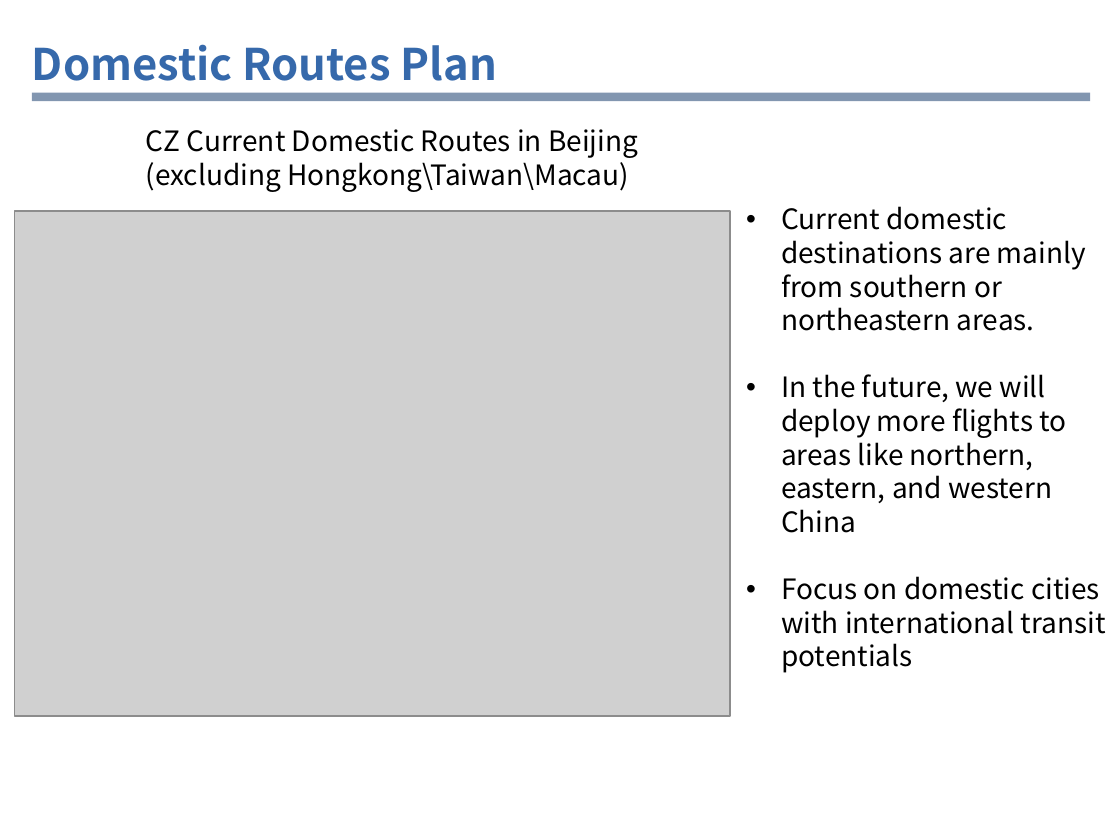
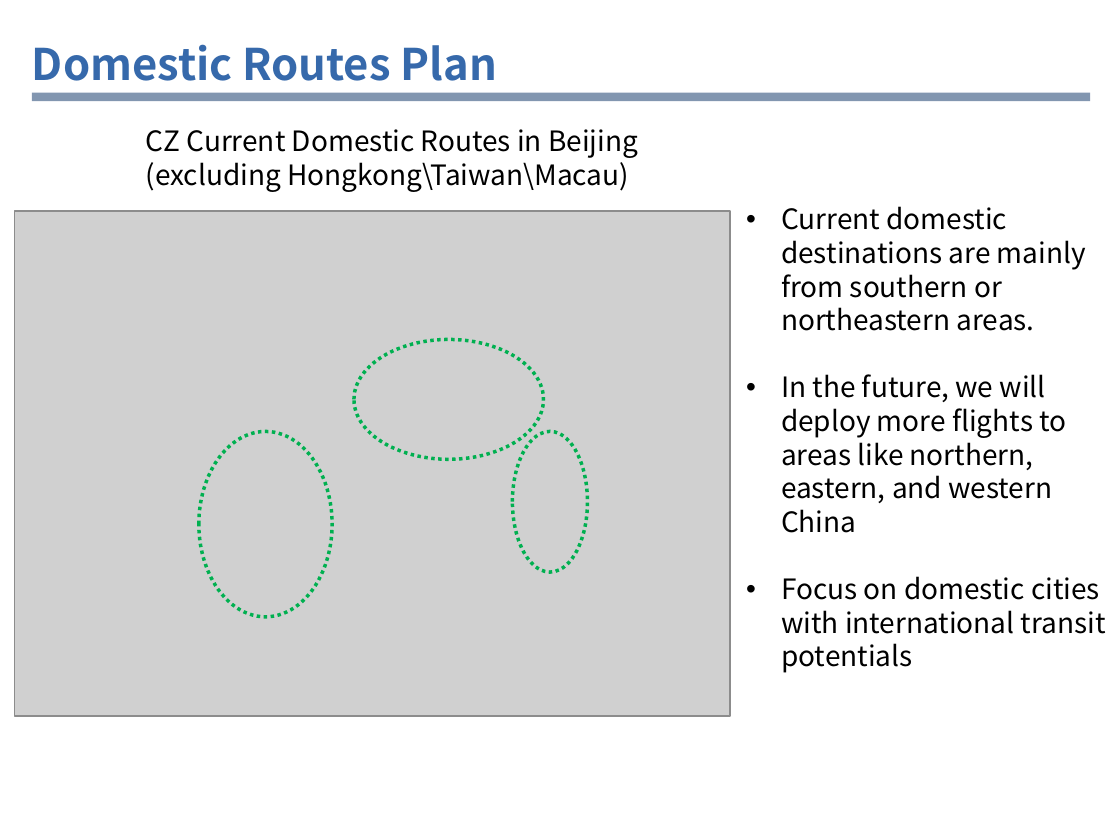
Before and after one commit to iamraulfans/delta, a slide deck: slide 8 of 达美交流网络规划部分En.pptx. Drawn at 1120x840 pixels with LibreOffice and Linux fonts; fonts in the diff are those of the drawing; grey boxes stand for pictures; background and template pictures are left out. Boxes give left, top, right and bottom in pixels: in the first picture for what was removed or moved away, otherwise in the second. Text is boxed around its words. In the diff, an @@ line names an element or a change of style, - is before the commit and + after.

```diff
--- a/达美交流网络规划部分En.pptx
+++ b/达美交流网络规划部分En.pptx
@@ ellipse added at bbox=[354, 339, 543, 459], outline #00B050 2.25 pt dashed @@
@@ ellipse added at bbox=[198, 431, 332, 617], outline #00B050 2.25 pt dashed @@
@@ ellipse added at bbox=[513, 431, 588, 572], outline #00B050 2.25 pt dashed @@
```
Also in this commit, not shown: 8 other slides changed.
